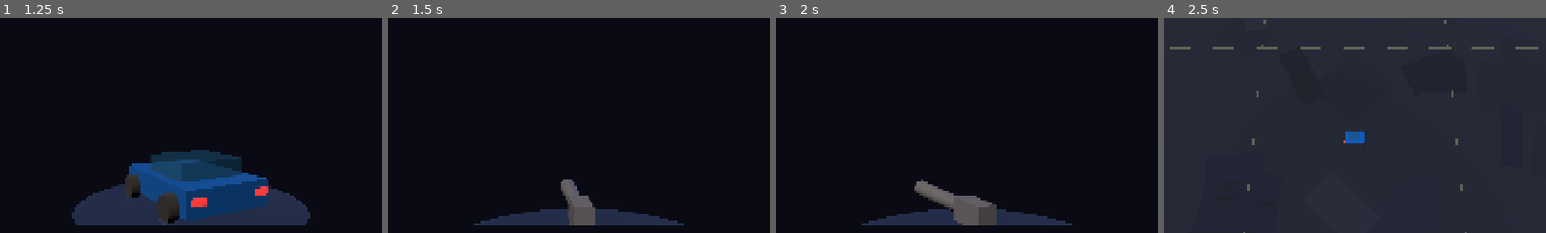
Above: before the commit, frames 1-4 (left to right).
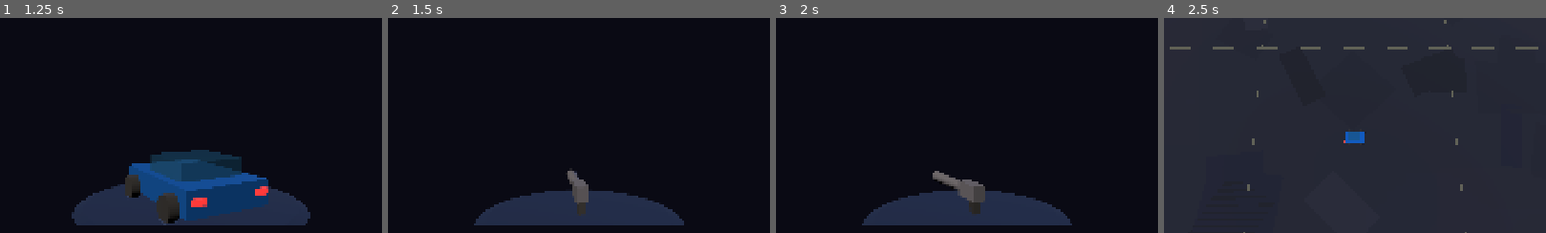
Above: after the commit, the same moments.

Repository: liuchangchangchang/drift-survivors
Game: Godot game, scene res://scenes/ui/main_menu.tscn
Two runs of this game, one before a commit and one after it. Both use one fixed random seed, a clock stepped at 60 frames per second and the inputs below.
Inputs:
- Up to frame 1 (1.25 s): click "START GAME" at 0.5 s
- Up to frame 2 (1.5 s): click "CONFIRM" at 1.25 s
- Up to frame 3 (2 s): no input
- Up to frame 4 (2.5 s): click "CONFIRM" at 2 s
The pictures show only the part of the screen within x 25-75%, y 22-72%; the shares and areas given below are measured in that part.

Frame 1 is identical in both runs. In frame 2, 4.8% of the frame differs, in the area x 23-78%, y 71-97%; in frame 3, 5.6%, in the area x 23-77%, y 71-97%; in frame 4, nothing differs.

Commit message:
fix: weapon preview camera too close, pull back to (0, 1.8, 5.5) FOV 40
Co-Authored-By: Claude Opus 4.6 (1M context) <noreply@anthropic.com>

Diff:
--- a/src/ui/weapon_select_ui.gd
+++ b/src/ui/weapon_select_ui.gd
@@ -80,9 +80,9 @@
 	_preview_viewport.render_target_update_mode = SubViewport.UPDATE_ALWAYS
 	_preview_root = Node3D.new()
 	var cam := Camera3D.new()
-	cam.position = Vector3(0, 1.5, 4)
+	cam.position = Vector3(0, 1.8, 5.5)
 	cam.look_at(Vector3(0, 0.3, 0))
-	cam.fov = 35
+	cam.fov = 40
 	_preview_root.add_child(cam)
 	var key_light := DirectionalLight3D.new()
 	key_light.rotation_degrees = Vector3(-45, -30, 0)
